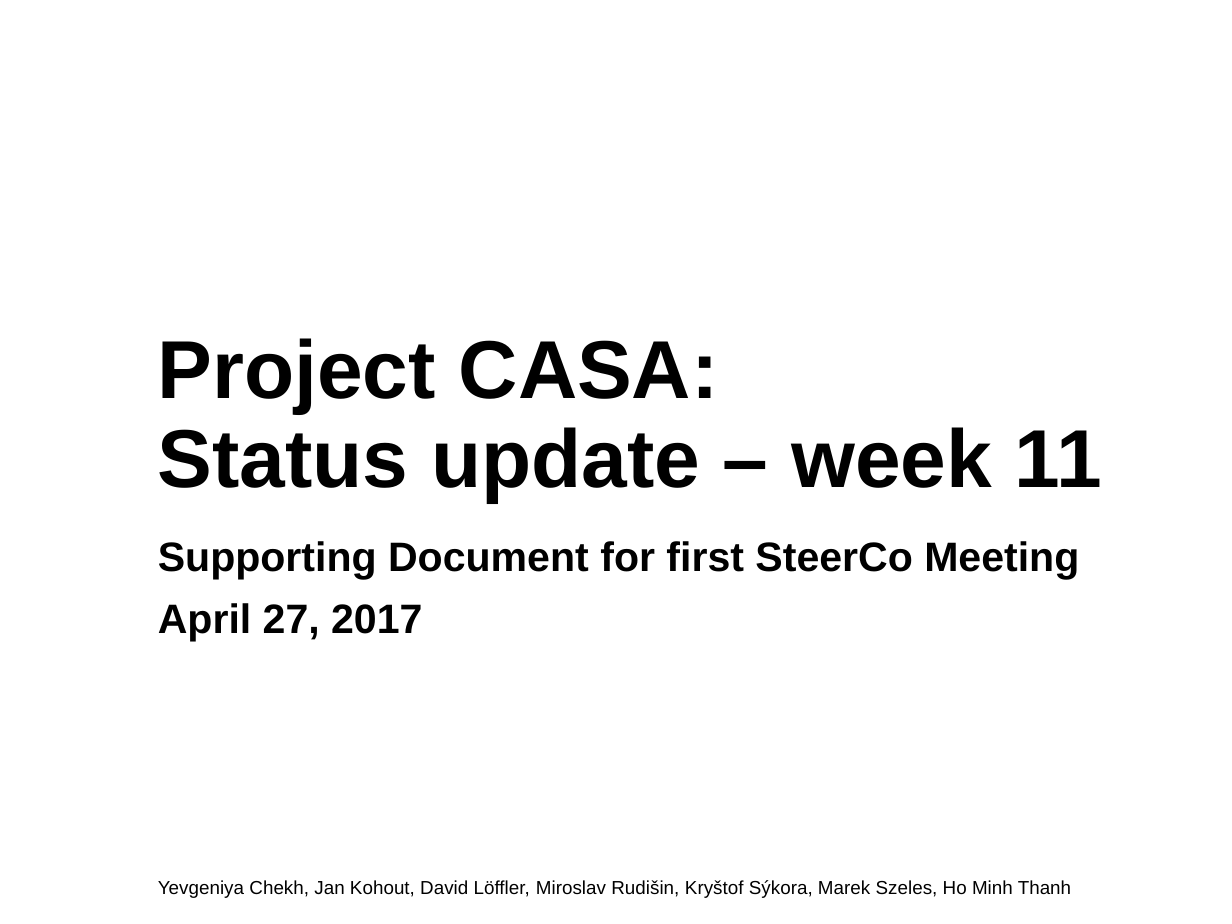
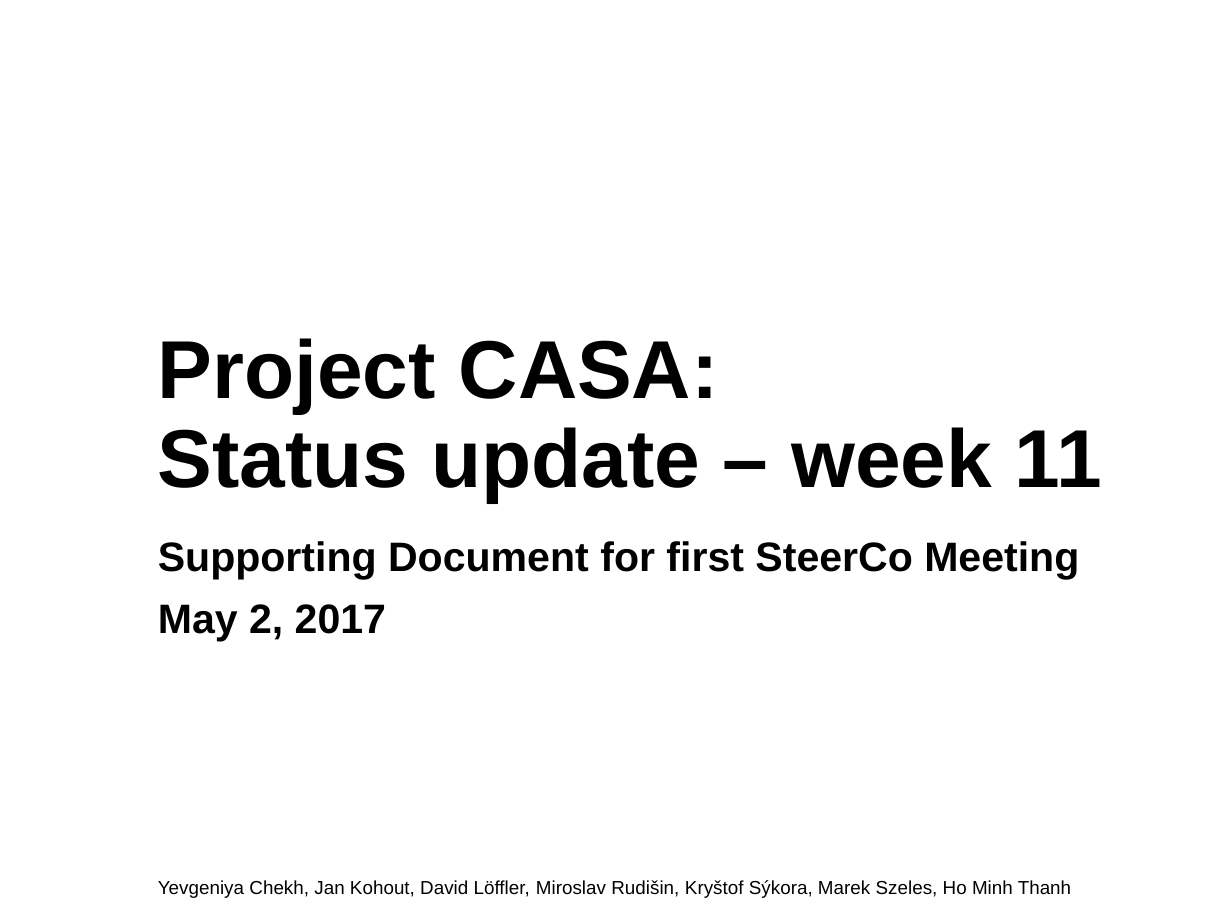
Before and after one commit to Plavit/CASA-refactor, a slide deck: slide 1 of docs/WIP/CASA_May4_v1.pptx. Drawn at 1232x924 pixels with LibreOffice and Linux fonts; fonts in the diff are those of the drawing; background and template pictures are left out. Boxes give left, top, right and bottom in pixels: in the first picture for what was removed or moved away, otherwise in the second. Text is boxed around its words. In the diff, an @@ line names an element or a change of style, - is before the commit and + after.

```diff
--- a/docs/WIP/CASA_May4_v1.pptx
+++ b/docs/WIP/CASA_May4_v1.pptx
@@ subtitle at (158, 604, 386, 641): text changed @@
-April 27, 2017
+May 2, 2017
```
Also in this commit, not shown: 8 other slides changed, 4 slides added, 2 slides removed.
